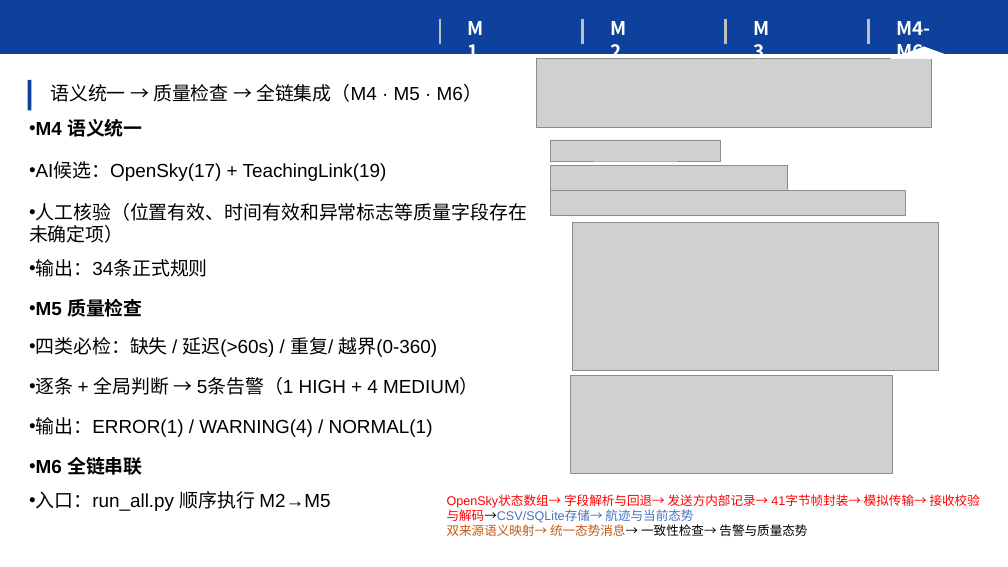
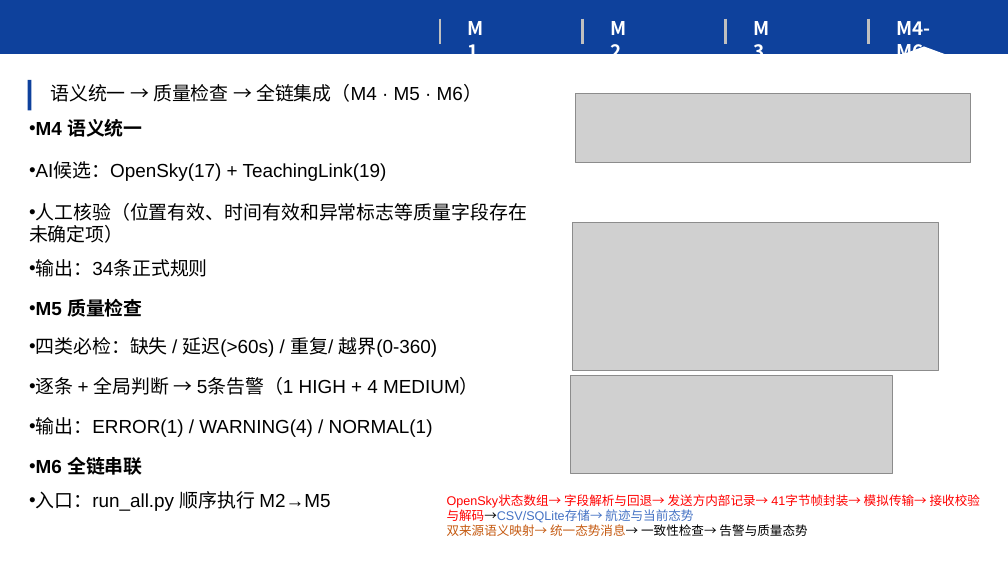
Before and after one commit to ting-xibei/data-link-10245101540-ting-xibei, a slide deck: slide 3 of summer_school_practice_v1.0/student_package/docs/M6_presentation.pptx (slide 4 before the commit). Drawn at 1008x567 pixels with LibreOffice and Linux fonts; fonts in the diff are those of the drawing; grey boxes stand for pictures. Boxes give left, top, right and bottom in pixels: in the first picture for what was removed or moved away, otherwise in the second. Text is boxed around its words. In the diff, an @@ line names an element or a change of style, - is before the commit and + after.

```diff
--- a/summer_school_practice_v1.0/student_package/docs/M6_presentation.pptx
+++ b/summer_school_practice_v1.0/student_package/docs/M6_presentation.pptx
@@ picture moved from (x1=537, y1=58, x2=932, y2=127) to (x1=575, y1=93, x2=970, y2=162) @@
@@ picture removed at (x1=551, y1=140, x2=721, y2=161) @@
@@ picture removed at (x1=551, y1=166, x2=789, y2=196) @@
@@ picture removed at (x1=551, y1=191, x2=906, y2=215) @@
```
Also in this commit, not shown: 3 other slides changed, 2 slides added, 3 slides removed.
